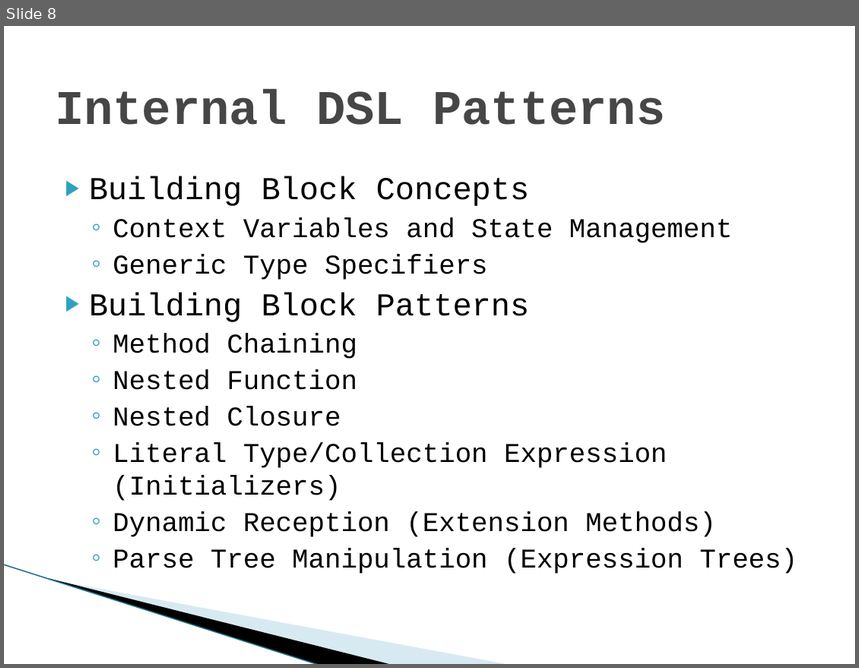
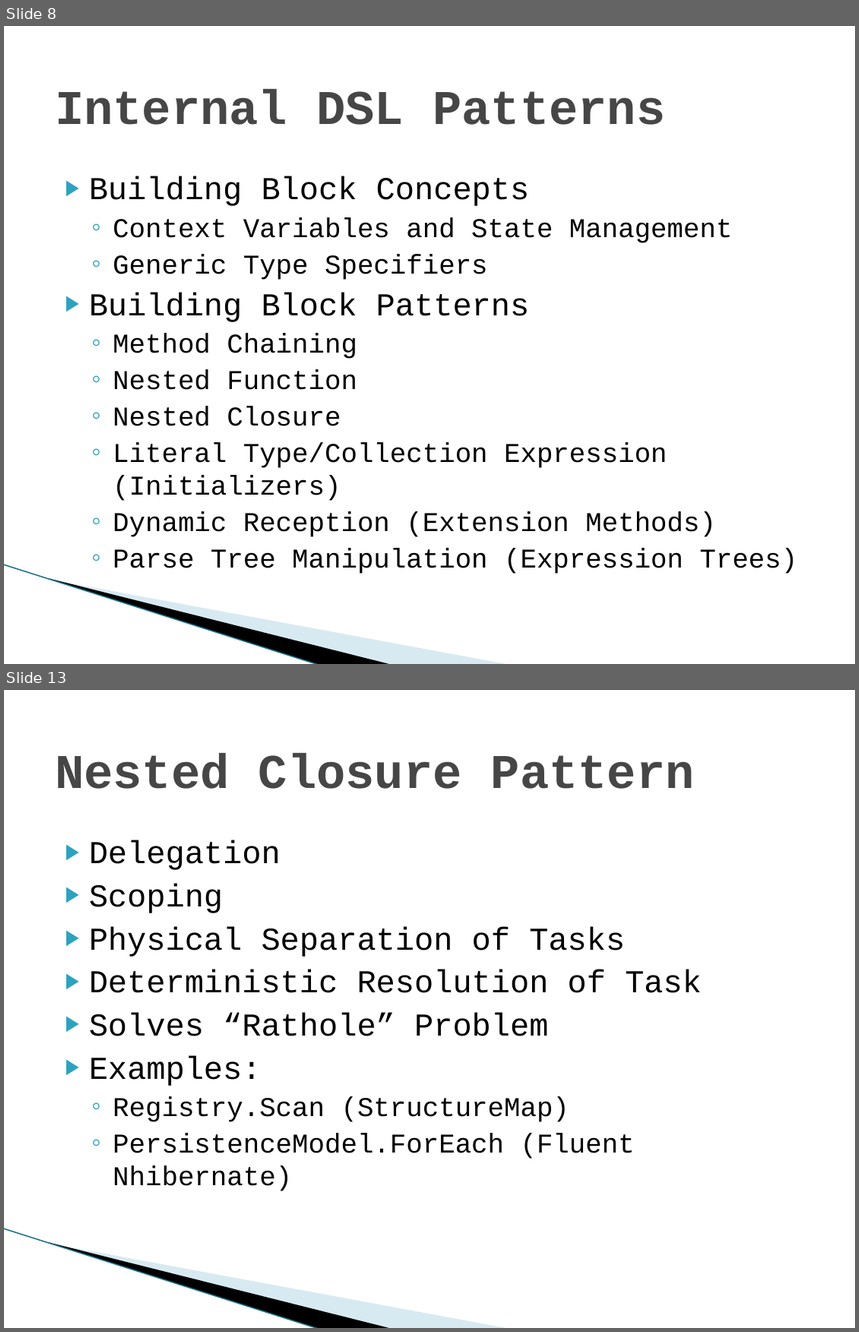
Before and after one commit to diabluchanskyi/pablo, a slide deck: presentations/chadmyers/InternalDSLs/doc/Internal Domain-specific Languages in CSharp.pptx. Shown one above the other, each under a label of ours: slide 8 before the commit, slides 8 and 13 after it; the slides between them are not shown. The pictures are 859x668 and 859x1332 pixels, drawn with LibreOffice and Linux fonts; fonts in the diff are those of the drawing; background and template pictures are left out. Boxes give left, top, right and bottom in pixels: in the first picture for what was removed or moved away, otherwise in the second. Text is boxed around its words. In the diff, an @@ line names an element or a change of style, - is before the commit and + after.

```diff
--- a/presentations/chadmyers/InternalDSLs/doc/Internal Domain-specific Languages in CSharp.pptx
+++ b/presentations/chadmyers/InternalDSLs/doc/Internal Domain-specific Languages in CSharp.pptx
@@ slide 13 added at (4, 690, 855, 1328), background #FFFFFF; not listed: 3 template elements that a slide beside it also shows @@
@@ title added at (55, 753, 695, 789), 41 pt, text #464646, bold @@
+Nested Closure Pattern
@@ text added at (89, 840, 702, 1192), 27 pt, text #000000 @@
+▶ Delegation
+▶ Scoping
+▶ Physical Separation of Tasks
+▶ Deterministic Resolution of Task
+▶ Solves “Rathole” Problem
+▶ Examples:
+  ◦ Registry.Scan (StructureMap)
+  ◦ PersistenceModel.ForEach (Fluent Nhibernate)
```
Also in this commit, not shown: 2 slides changed, 11 other slides added, 11 other files.
